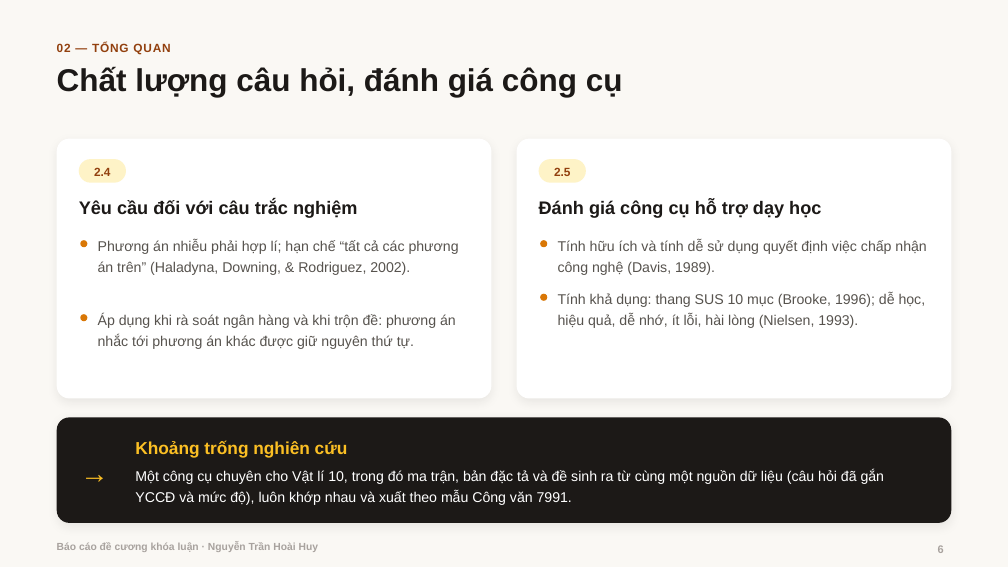
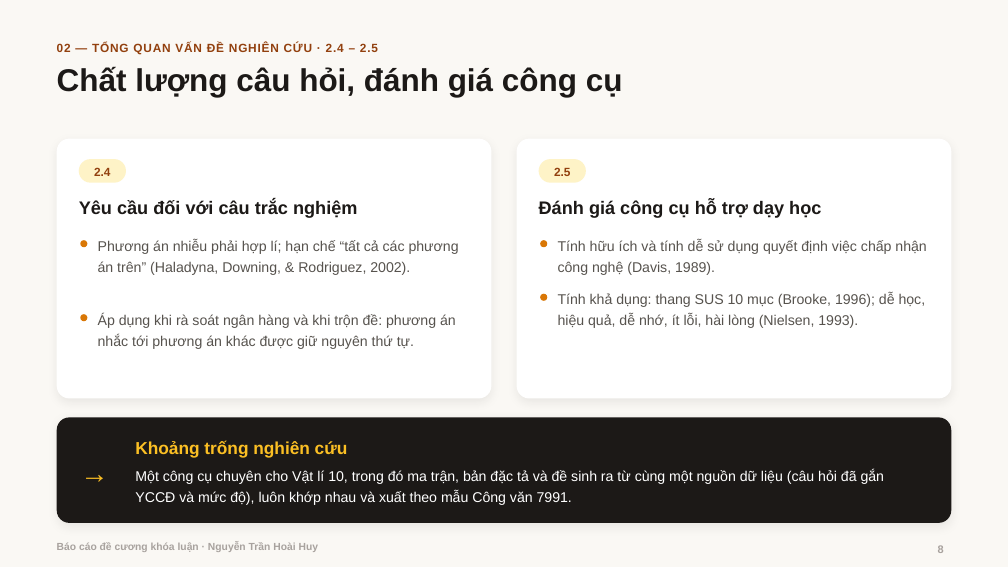
Before and after one commit to hoaihuy2609/kltn, a slide deck: slide 8 of tai-ve/Bao_cao_de_cuong.pptx (slide 6 before the commit). Drawn at 1008x567 pixels with LibreOffice and Linux fonts; fonts in the diff are those of the drawing; background and template pictures are left out. Boxes give left, top, right and bottom in pixels: in the first picture for what was removed or moved away, otherwise in the second. Text is boxed around its words. In the diff, an @@ line names an element or a change of style, - is before the commit and + after.

```diff
--- a/tai-ve/Bao_cao_de_cuong.pptx
+++ b/tai-ve/Bao_cao_de_cuong.pptx
@@ text at (57, 43, 378, 55): text changed @@
-02 — TỔNG QUAN
+02 — TỔNG QUAN VẤN ĐỀ NGHIÊN CỨU · 2.4 – 2.5
```
Also in this commit, not shown: 15 other slides changed, 2 slides added, 16 other files.
